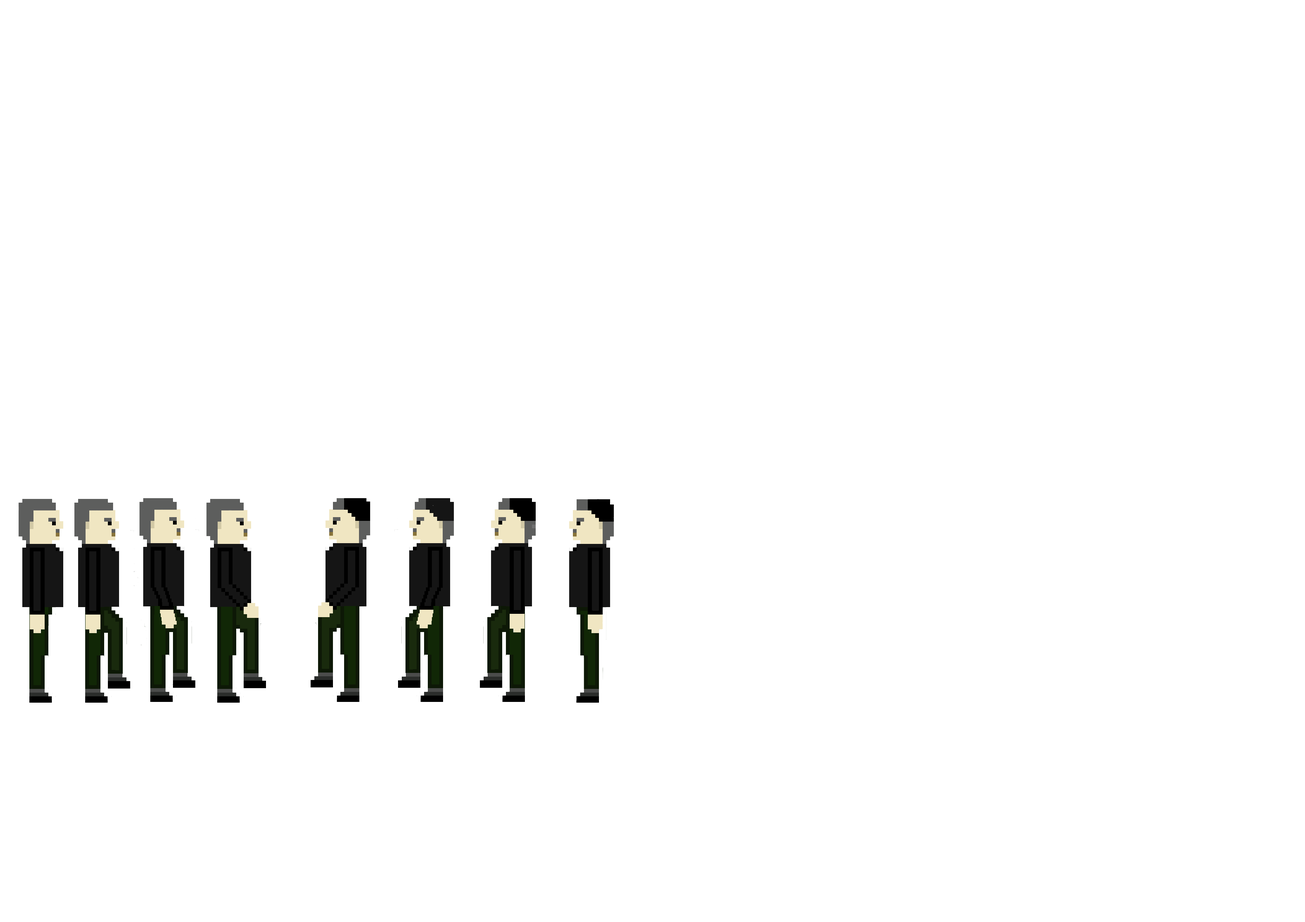
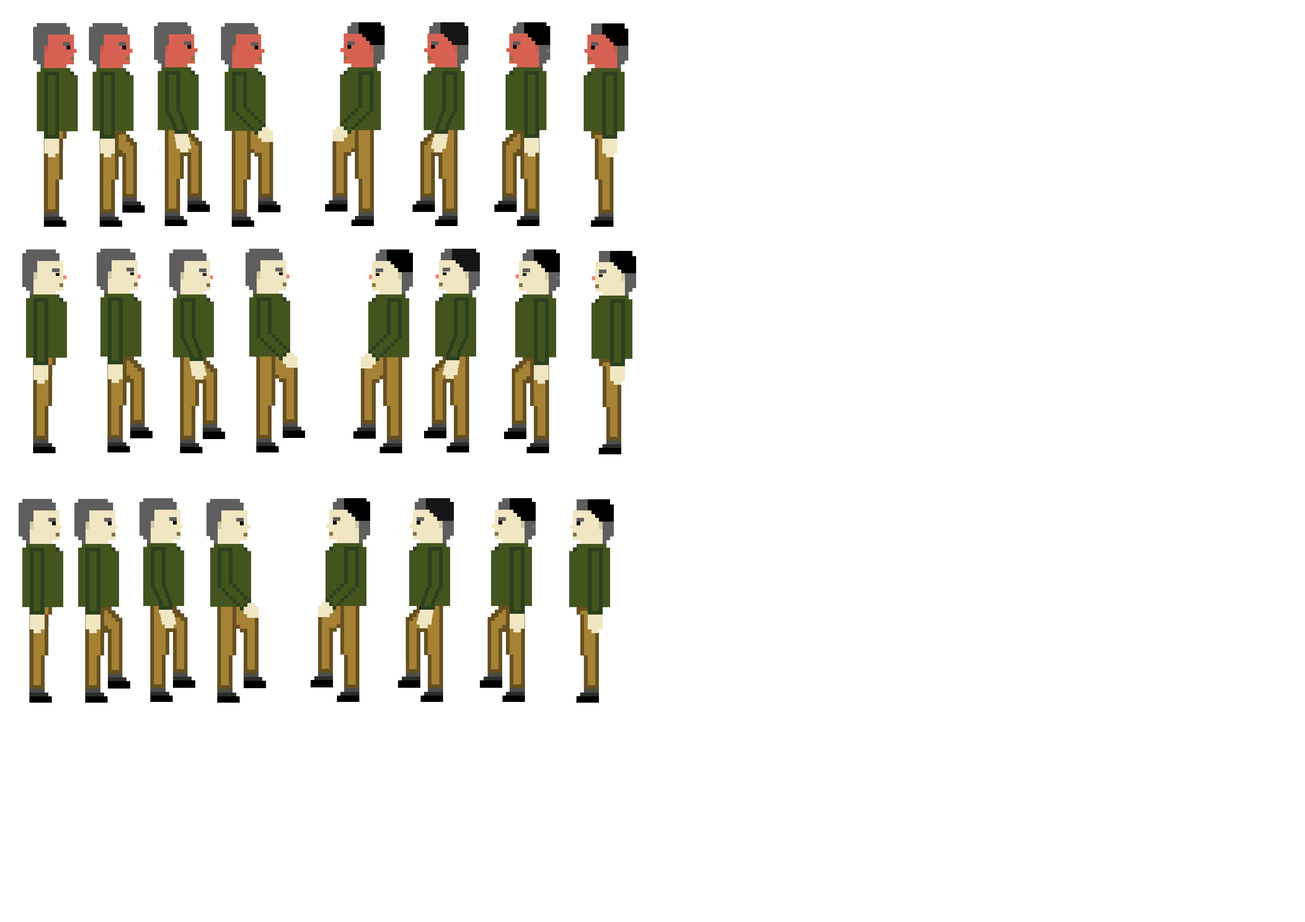
The second w=1305, h=922 image is a revision of the first. Changes to its layers:
renamed "Calque 6" to "Calque 14", moved it above "Calque 3 copie", painted on it over [22, 248, 636, 690]
removed layer "Calque 5" over [210, 518, 262, 690]
removed layer "Calque 7" over [483, 520, 532, 689]
removed layer "Calque 9" over [401, 520, 451, 689]
removed layer "Calque 8" over [140, 520, 192, 689]
removed layer "Calque 4" over [78, 518, 192, 690]
removed layer "Calque 2" over [22, 518, 64, 690]
added layer "Calque 3 copie" above "Calque 3" over [33, 22, 629, 227]
painted on "Calque 3" over [22, 518, 610, 690]
